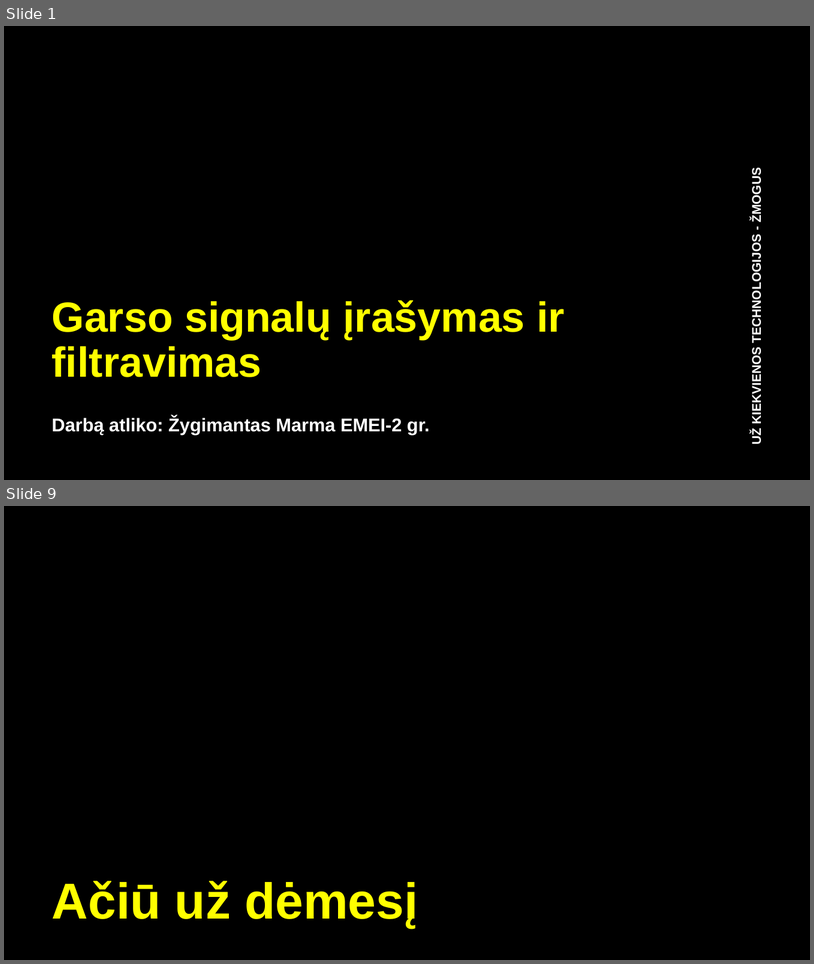
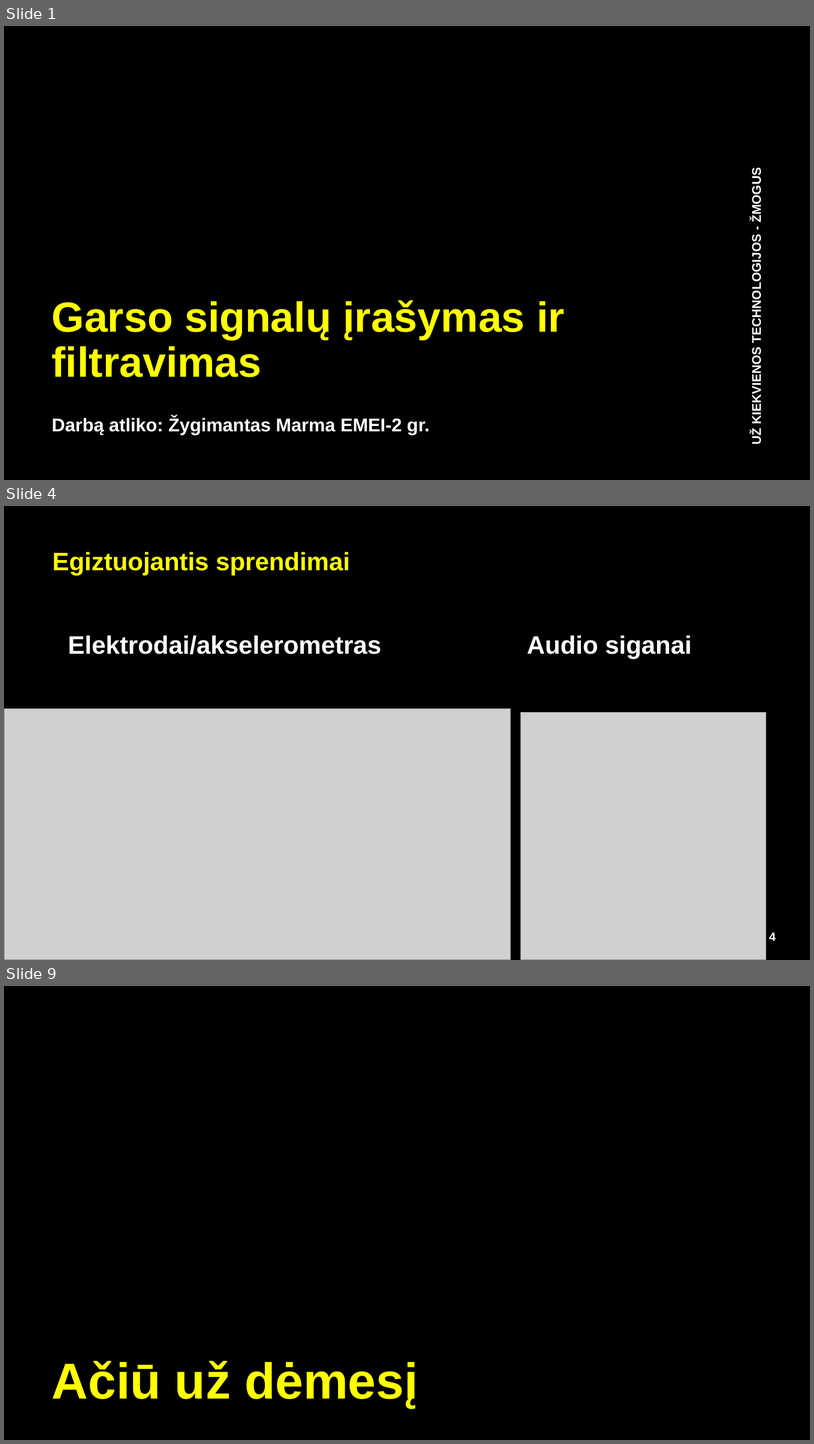
Before and after one commit to IamAidas/sem11-DSP, a slide deck: individualProject/audioProjectDsp_EEF.pptx. Shown one above the other, each under a label of ours: slides 1 and 9 before the commit, slides 1, 4 and 9 after it; the slides between them are not shown. The pictures are 814x964 and 814x1444 pixels, drawn with LibreOffice and Linux fonts; fonts in the diff are those of the drawing; grey boxes stand for pictures; background and template pictures are left out. Boxes give left, top, right and bottom in pixels: in the first picture for what was removed or moved away, otherwise in the second. Text is boxed around its words. In the diff, an @@ line names an element or a change of style, - is before the commit and + after.

```diff
--- a/individualProject/audioProjectDsp_EEF.pptx
+++ b/individualProject/audioProjectDsp_EEF.pptx
@@ slide 4 added at [4, 506, 810, 960], background #000000 @@
@@ text added at [53, 552, 350, 575], 30 pt, text #FFFF00, bold @@
+Egiztuojantis sprendimai
@@ text added at [68, 635, 692, 658], 30 pt, text #FFFFFF, bold @@
+Elektrodai/akselerometras Audio siganai
@@ picture added at [4, 709, 511, 960] @@
@@ picture added at [521, 712, 767, 960] @@
@@ page number added at [770, 932, 776, 940], 14 pt, text #FFFFFF, bold @@
+4
```
Also in this commit, not shown: 2 slides changed, 4 other slides added, 5 slides removed, 1 other file.
